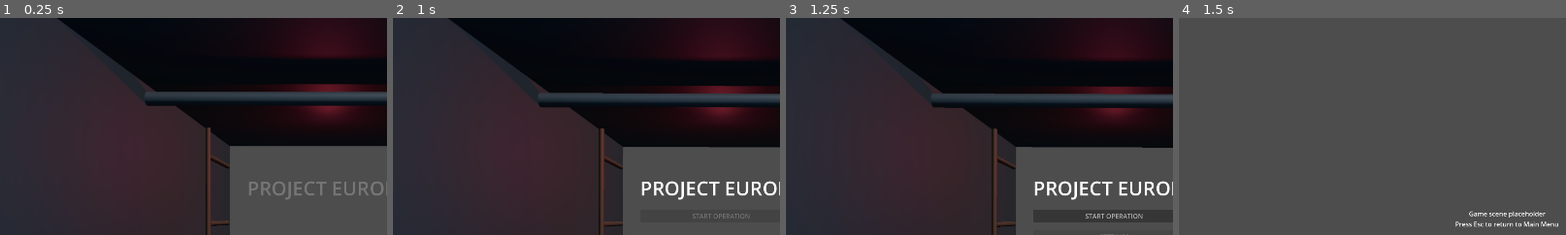
Above: before the commit, frames 1-4 (left to right).
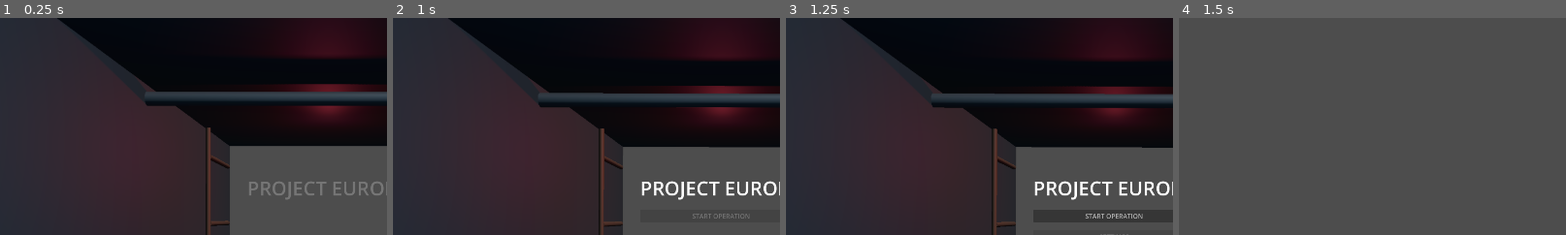
Above: after the commit, the same moments.

Repository: fedemuntaabski/PROJECT-EUROPA---BREACH-SALVAGE
Game: Godot game, scene res://scenes/ui/MainMenu.tscn
Two runs of this game, one before a commit and one after it. Both use one fixed random seed, a clock stepped at 60 frames per second and the inputs below.
Inputs:
- Up to frame 1 (0.25 s): no input
- Up to frame 2 (1 s): no input
- Up to frame 3 (1.25 s): no input
- Up to frame 4 (1.5 s): click "START OPERATION" at 1.25 s
The pictures show only the part of the screen within x 8-58%, y 4-54%; the shares and areas given below are measured in that part.

Frames 1-3 are identical in both runs. In frame 4, 0.6% of the frame differs, in the area x 71-98%, y 88-97%.

Commit message:
cambios 2

Diff:
--- a/scenes/levels/Game.tscn
+++ b/scenes/levels/Game.tscn
@@ -2,17 +2,12 @@
 
 [ext_resource type="Script" uid="uid://c14elpn6mkue3" path="res://scripts/levels/game.gd" id="1_game"]
 
-[node name="Game" type="Node"]
+[node name="Game" type="Node2D"]
 script = ExtResource("1_game")
 
-[node name="CanvasLayer" type="CanvasLayer" parent="."]
+[node name="World" type="Node2D" parent="."]
 
-[node name="DebugLabel" type="Label" parent="CanvasLayer"]
-anchors_preset = 15
-anchor_right = 1.0
-anchor_bottom = 1.0
-grow_horizontal = 2
-grow_vertical = 2
-horizontal_alignment = 1
-vertical_alignment = 1
-text = "Game scene placeholder\nPress Esc to return to Main Menu"
+[node name="Camera2D" type="Camera2D" parent="."]
+enabled = true
+
+[node name="UI" type="CanvasLayer" parent="."]
--- a/scenes/ui/MainMenuBackground.tscn
+++ b/scenes/ui/MainMenuBackground.tscn
@@ -1,11 +1,10 @@
 [gd_scene format=3 uid="uid://wjkb48fiobht"]
 
-[ext_resource type="Script" path="res://scripts/core/mainmenucamara.gd" id="1_rllsr"]
+[ext_resource type="Script" uid="uid://nq6vpcv4a22u" path="res://scripts/core/mainmenucamara.gd" id="1_rllsr"]
 [ext_resource type="Material" uid="uid://cofi2xd1susru" path="res://materials/industrial_wall.tres" id="1_uhcxx"]
 [ext_resource type="Script" uid="uid://cqkf2qjckptx1" path="res://scripts/core/alarm_light.gd" id="2_el81p"]
 [ext_resource type="CylinderMesh" uid="uid://cxi3drv2yvatt" path="res://materials/pipe_variation1.tres" id="4_6tcdd"]
 [ext_resource type="Material" uid="uid://cljd01gikavcd" path="res://materials/pipe_variation2.tres" id="5_d0q2f"]
-[ext_resource type="Script" path="res://scripts/core/terminal_screen.gd" id="6_dqfho"]
 
 [sub_resource type="BoxMesh" id="BoxMesh_n5ba0"]
 material = ExtResource("1_uhcxx")
@@ -16,37 +15,12 @@
 fog_density = 0.008
 fog_sky_affect = 0.0
 
-[sub_resource type="StandardMaterial3D" id="StandardMaterial3D_rllsr"]
-transparency = 1
-albedo_color = Color(0.682, 0.733, 0.769, 0.08)
-billboard_mode = 1
-
-[sub_resource type="ParticleProcessMaterial" id="ParticleProcessMaterial_rllsr"]
-emission_shape = 3
-emission_box_extents = Vector3(2, 2, 5)
-initial_velocity_min = 0.02
-initial_velocity_max = 0.049999997
-gravity = Vector3(0, 0, 0)
-scale_over_velocity_min = 0.02
-scale_over_velocity_max = 0.099999994
-
-[sub_resource type="QuadMesh" id="QuadMesh_rllsr"]
-size = Vector2(0.03, 0.03)
-
 [sub_resource type="CylinderMesh" id="CylinderMesh_rllsr"]
 material = ExtResource("5_d0q2f")
 
 [sub_resource type="CylinderMesh" id="CylinderMesh_d0q2f"]
 material = ExtResource("5_d0q2f")
 height = 1.0
-
-[sub_resource type="StandardMaterial3D" id="StandardMaterial3D_d0q2f"]
-albedo_color = Color(0.12156863, 0.6862745, 0.47058824, 1)
-emission_enabled = true
-emission = Color(0.12156863, 0.6862745, 0.47058824, 1)
-emission_energy_multiplier = 2.0
-
-[sub_resource type="PlaneMesh" id="PlaneMesh_d0q2f"]
 
 [node name="MainMenuBackground" type="Node3D" unique_id=1132095367]
 
@@ -93,16 +67,6 @@
 shadow_enabled = true
 omni_range = 7.0
 
-[node name="GPUParticles3D" type="GPUParticles3D" parent="." unique_id=1459858294]
-visible = false
-material_override = SubResource("StandardMaterial3D_rllsr")
-emitting = false
-amount = 300
-lifetime = 8.0
-one_shot = true
-process_material = SubResource("ParticleProcessMaterial_rllsr")
-draw_pass_1 = SubResource("QuadMesh_rllsr")
-
 [node name="Tuberia Techo" type="MeshInstance3D" parent="." unique_id=655683792]
 transform = Transform3D(-6.5567085e-09, -2, 0, 0.15, -8.742278e-08, 0, 0, 0, 0.15, 0, 2.8, -0.43278646)
 mesh = ExtResource("4_6tcdd")
@@ -130,10 +94,3 @@
 [node name="Tuberia Costado derecha 3" type="MeshInstance3D" parent="." unique_id=1669386797]
 transform = Transform3D(1.5285484e-16, 6.556708e-08, 0.08, 0.08, -6.556708e-08, 0, 3.496911e-09, 1.5, -3.496911e-09, 1.9225832, 1.4313357, -3.8)
 mesh = SubResource("CylinderMesh_d0q2f")
-
-[node name="TerminalScreen" type="MeshInstance3D" parent="." unique_id=1915178122]
-transform = Transform3D(-3.4969112e-08, 0.5, 0, -0.8, -2.1855694e-08, 0, 0, 0, 1, -1.9, 1.5, -2)
-visible = false
-material_override = SubResource("StandardMaterial3D_d0q2f")
-mesh = SubResource("PlaneMesh_d0q2f")
-script = ExtResource("6_dqfho")
--- a/scripts/levels/game.gd
+++ b/scripts/levels/game.gd
@@ -1,4 +1,4 @@
-extends Node
+extends Node2D
 
 
 func _unhandled_input(event: InputEvent) -> void:
Not shown, added: game-shell-changes.md
